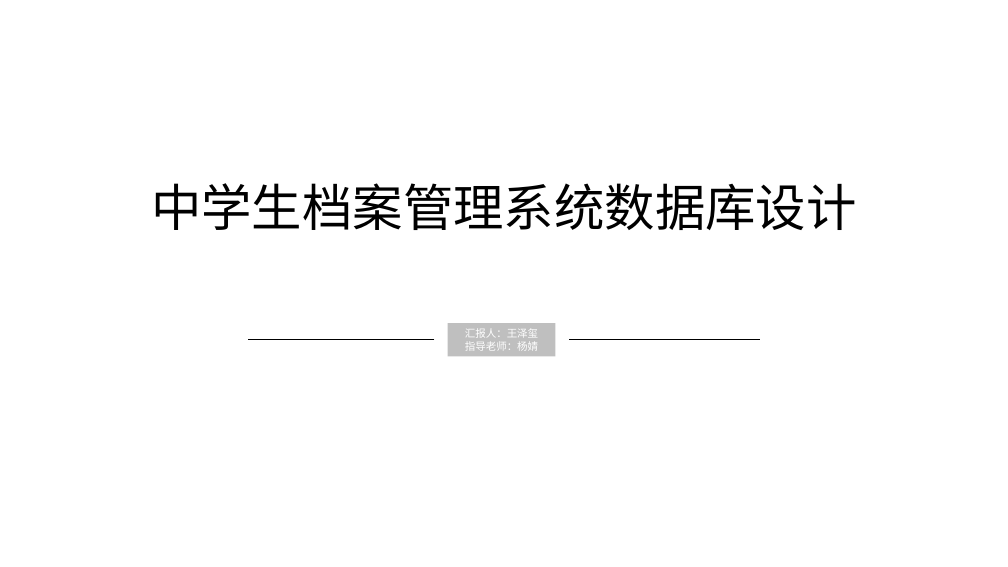
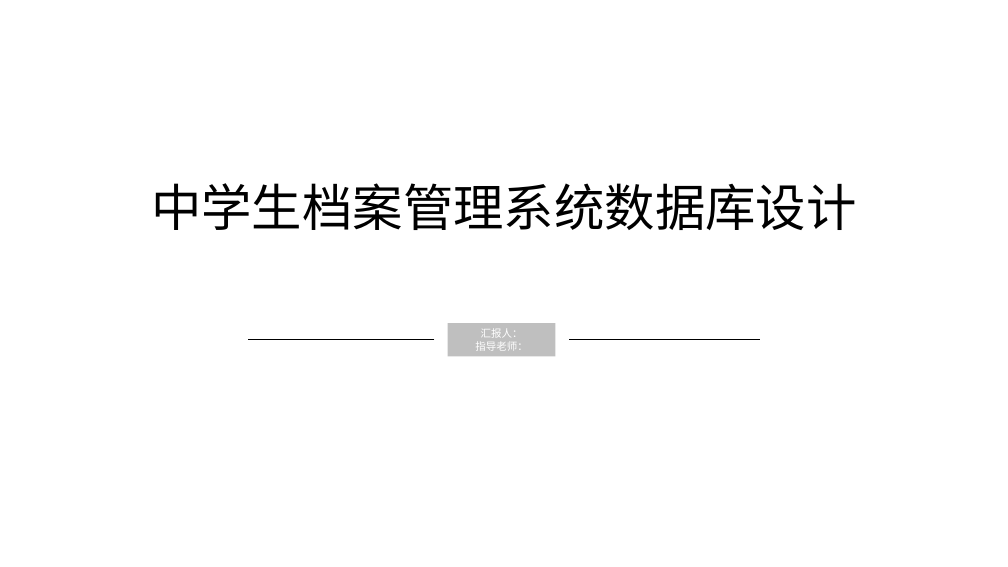
Before and after one commit to dlct-wzx/database-practice, a slide deck: slide 1 of 答辩ppt.pptx. Drawn at 1008x567 pixels with LibreOffice and Linux fonts; fonts in the diff are those of the drawing. Boxes give left, top, right and bottom in pixels: in the first picture for what was removed or moved away, otherwise in the second. Text is boxed around its words. In the diff, an @@ line names an element or a change of style, - is before the commit and + after.

```diff
--- a/答辩ppt.pptx
+++ b/答辩ppt.pptx
@@ text in rectangle at (475, 328, 527, 351): text changed @@
-汇报人：王泽玺
-指导老师：杨婧
+汇报人：
+指导老师：
```
Also in this commit, not shown: 4 other files.
